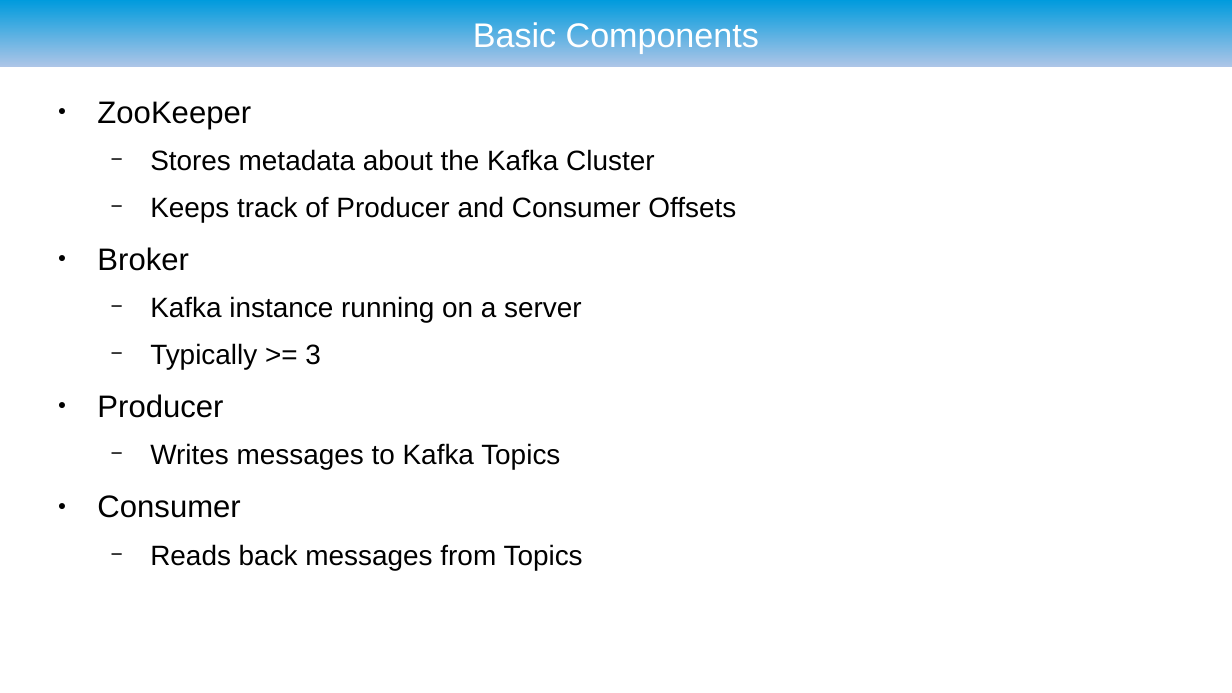
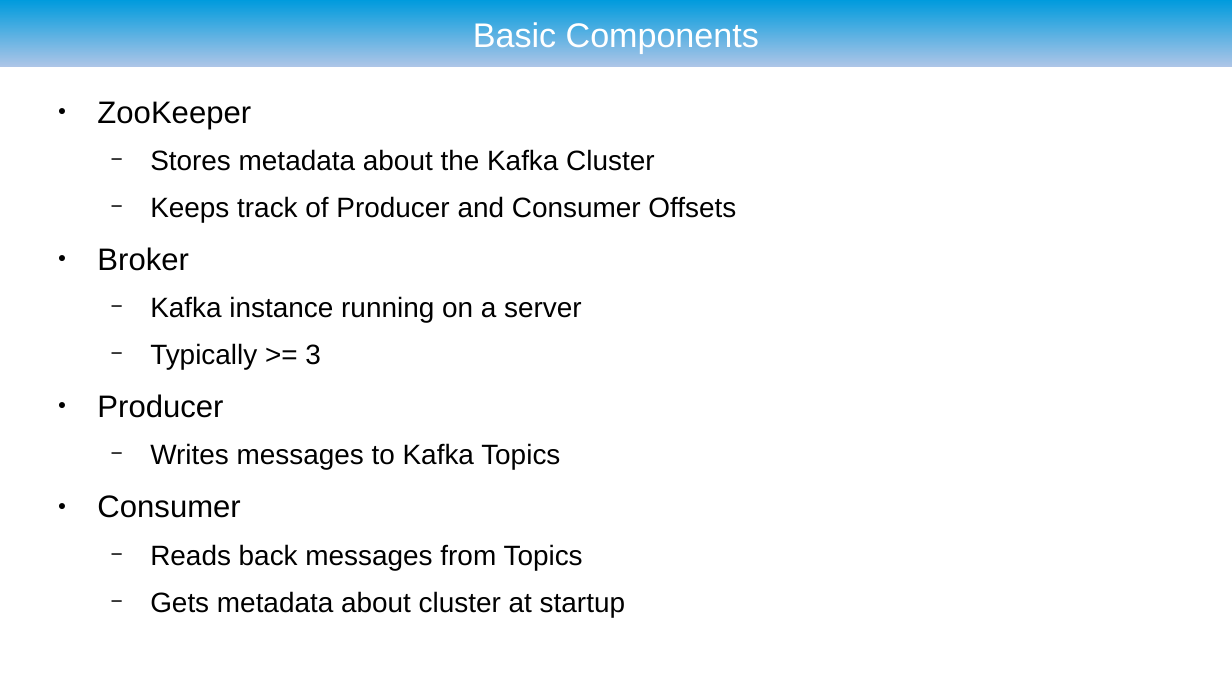
Before and after one commit to ryzlab/kafka-kompetensdag, a slide deck: slide 4 of doc/presentation.odp. Drawn at 1232x693 pixels with LibreOffice and Linux fonts; fonts in the diff are those of the drawing; background and template pictures are left out. Boxes give left, top, right and bottom in pixels: in the first picture for what was removed or moved away, otherwise in the second. Text is boxed around its words. In the diff, an @@ line names an element or a change of style, - is before the commit and + after.

```diff
--- a/doc/presentation.odp
+++ b/doc/presentation.odp
@@ text at <box>150,591,625,617</box>: paragraph added @@
+  − Gets metadata about cluster at startup
```
Also in this commit, not shown: 2 other slides changed, 1 slide added.
